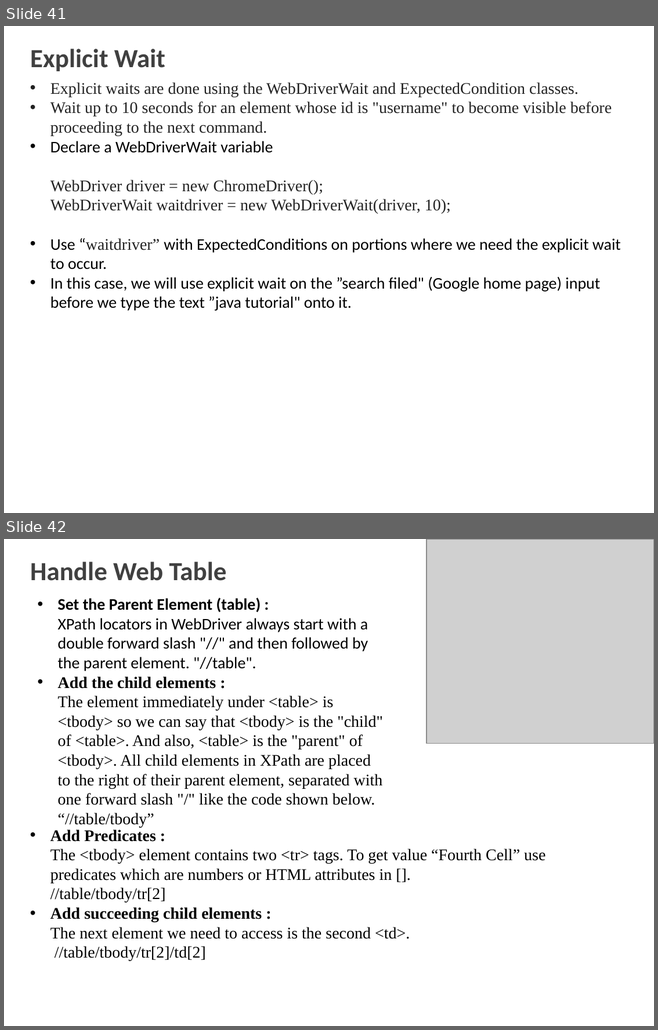
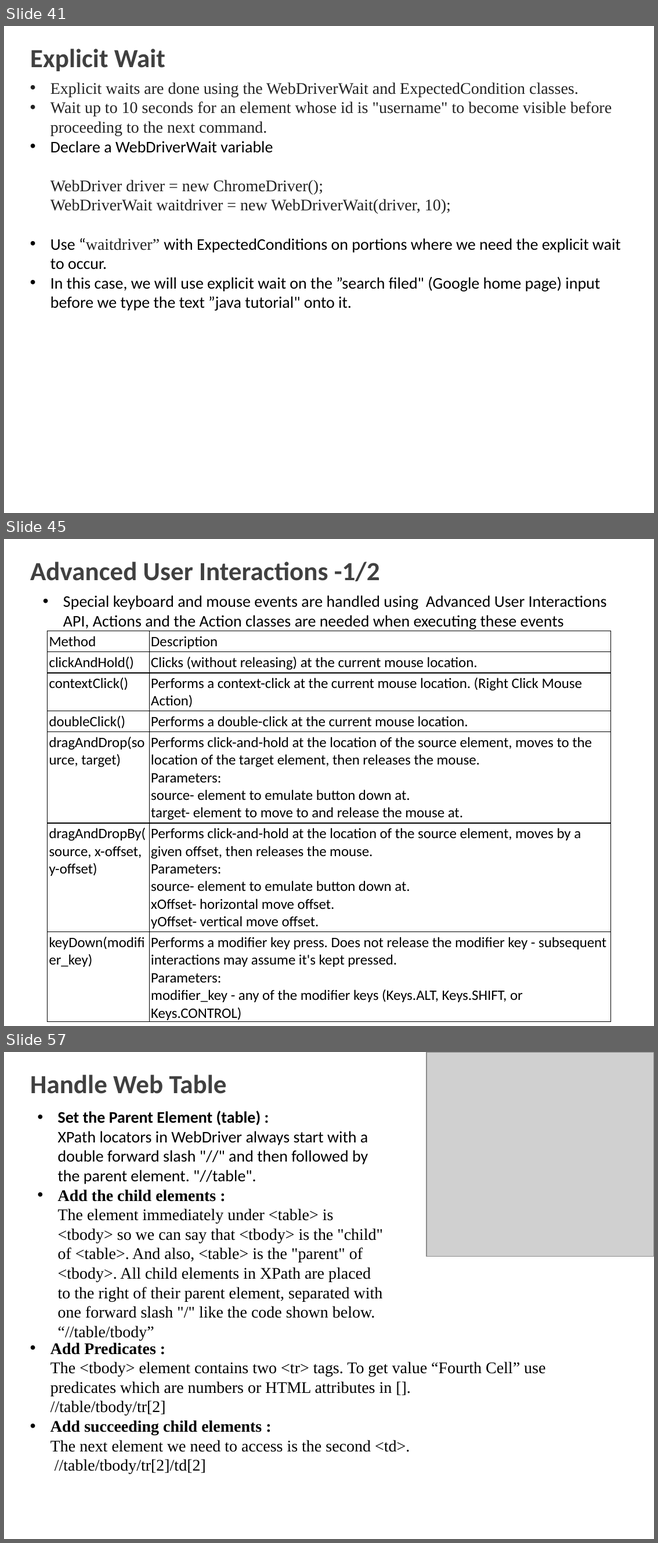
Before and after one commit to shalini06mittal/MphasisPhase5Batch1, a slide deck: 2_Selenium.pptx. Shown one above the other, each under a label of ours: slides 41 and 42 before the commit, slides 41, 45 and 57 after it; the slides between them are not shown. The pictures are 658x1030 and 658x1543 pixels, drawn with LibreOffice and Linux fonts; fonts in the diff are those of the drawing; grey boxes stand for pictures; background and template pictures are left out. Boxes give left, top, right and bottom in pixels: in the first picture for what was removed or moved away, otherwise in the second. Text is boxed around its words. In the diff, an @@ line names an element or a change of style, - is before the commit and + after.

```diff
--- a/2_Selenium.pptx
+++ b/2_Selenium.pptx
@@ slide 45 added at box(4, 539, 654, 1026), background picture (left out) @@
@@ title added at box(30, 562, 380, 581), 29 pt, text #404040, bold @@
+Advanced User Interactions -1/2
@@ text added at box(63, 595, 607, 629), 18 pt, text #000000 @@
+• Special keyboard and mouse events are handled using Advanced User Interactions API, Actions and the Action classes are needed when executing these events
@@ table added at box(48, 631, 611, 1023), 7 rows, 2 columns @@
+Method | Description
+clickAndHold() | Clicks (without releasing) at the current mouse location.
+contextClick() | Performs a context-click at the current mouse location. (Right Click Mouse Action)
+doubleClick() | Performs a double-click at the current mouse location.
+dragAndDrop(source, target) | Performs click-and-hold at the location of the source element, moves to the location of the target element, then releases the mouse. Parameters: source- element to emulate button down at. target- element to move to and release the mouse at.
+dragAndDropBy(source, x-offset, y-offset) | Performs click-and-hold at the location of the source element, moves by a given offset, then releases the mouse. Parameters: source- element to emulate button down at. xOffset- horizontal move offset. yOffset- vertical move offset.
+keyDown(modifier_key) | Performs a modifier key press. Does not release the modifier key - subsequent interactions may assume it's kept pressed. Parameters: modifier_key - any of the modifier keys (Keys.ALT, Keys.SHIFT, or Keys.CONTROL)
@@ what was slide 42 is now slide 57 @@
```
Also in this commit, not shown: 2 slides changed, 21 other slides added, 42 other files.
